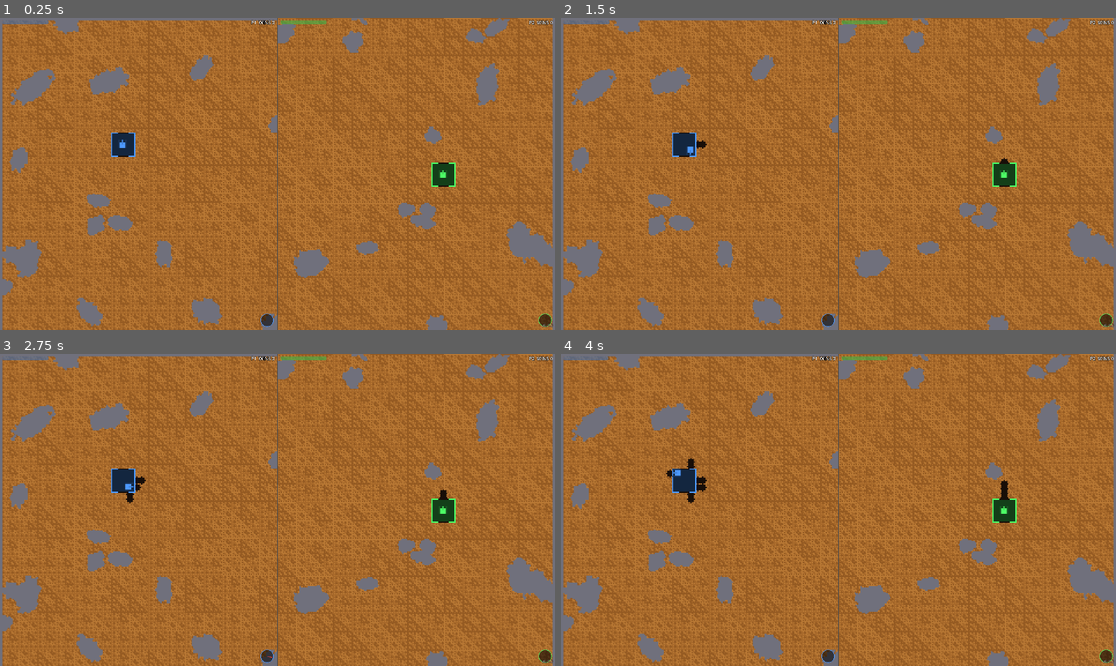
Above: before the commit, frames 1-4 (two rows, left to right).
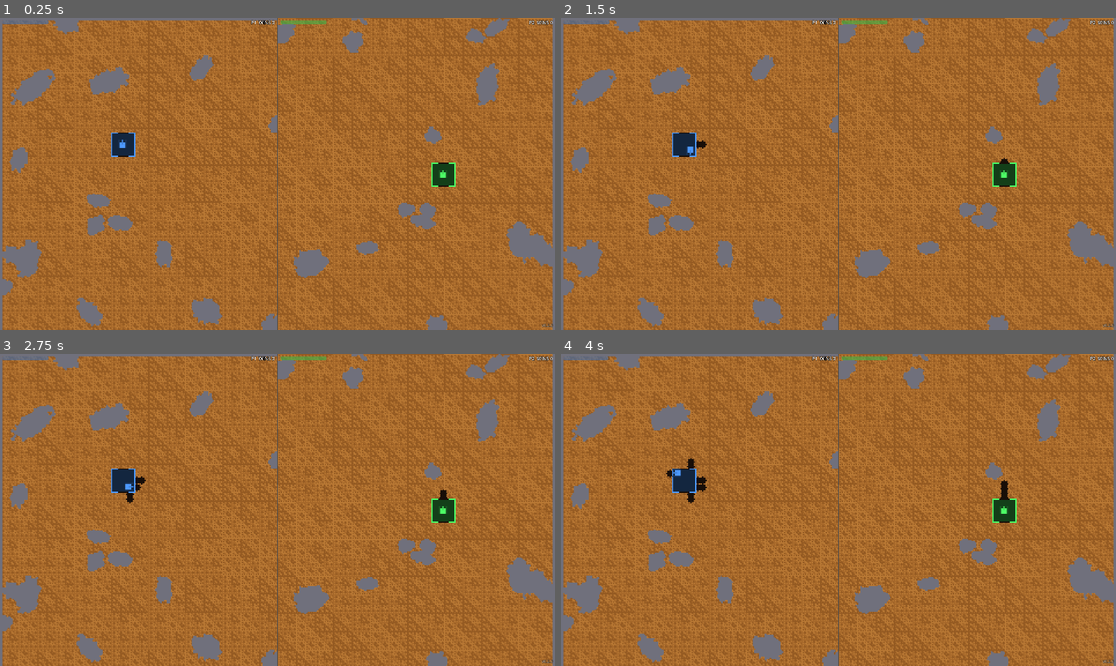
Above: after the commit, the same moments.

Repository: kocmitom/tunelar
Game: Godot game, scene res://scenes/ui/viewport_grid.tscn
The game is run twice, just before and just after one commit, with the same random seed, the same clock (stepped at 60 frames per second) and the same inputs.
Inputs:
- Up to frame 1 (0.25 s): no input
- Up to frame 2 (1.5 s): tap Enter at 0.5, 0.6 s; hold D 0.53-1.28 s; tap Space at 0.77, 1.07, 1.25 s; tap Shift at 0.8, 1.35 s; hold S from 1.28 s (still down)
- Up to frame 3 (2.75 s): tap Space at 1.52, 1.82, 2.3 s; tap Q at 1.55, 2.1 s; tap Enter at 2 s; release S at 2.03 s; hold D from 2.03 s (still down)
- Up to frame 4 (4 s): tap Space at 2.75, 2.85, 3.02, 3.32, 3.77 s; release D at 2.78 s; hold W 2.78-3.53 s; tap Enter at 3.05, 3.5, 3.6 s; hold A from 3.53 s (still down); tap Shift at 3.8 s

The runs differ from the first frame. In frame 1, 0.2% of the frame differs, in the area x 46-100%, y 94-100%; in frame 2, 0.2%; in frame 3, 0.2%; in frame 4, 0.2%.

Commit message:
Release 0.2.0

Diff:
--- a/project.godot
+++ b/project.godot
@@ -5,7 +5,7 @@
 [application]
 
 config/name="Tunneler"
-config/version="0.1.0"
+config/version="0.2.0"
 run/main_scene="res://scenes/ui/viewport_grid.tscn"
 config/features=PackedStringArray("4.7")
 
--- a/scenes/ui/player_hud.tscn
+++ b/scenes/ui/player_hud.tscn
@@ -28,21 +28,6 @@
 text = "P1  WINS 0"
 horizontal_alignment = 2
 
-[node name="Radar" type="Control" parent="."]
-layout_mode = 3
-anchors_preset = 3
-anchor_left = 1.0
-anchor_top = 1.0
-anchor_right = 1.0
-anchor_bottom = 1.0
-offset_left = -60.0
-offset_top = -60.0
-offset_right = -8.0
-offset_bottom = -8.0
-grow_horizontal = 0
-grow_vertical = 0
-mouse_filter = 2
-
 [node name="Banner" type="Label" parent="."]
 visible = false
 anchors_preset = 15
--- a/scripts/core/game_manager.gd
+++ b/scripts/core/game_manager.gd
@@ -106,7 +106,7 @@
 	simulate(inputs)
 
 
-# One fixed TICK_DT step. inputs[player_id] = {"move": Vector2, "fire": bool, "radar": bool}.
+# One fixed TICK_DT step. inputs[player_id] = {"move": Vector2, "fire": bool}.
 func simulate(inputs: Array[Dictionary]) -> void:
 	tick += 1
 	if round_over:
@@ -126,25 +126,10 @@
 		tank.step_movement(TICK_DT, input["move"])
 		if input["fire"]:
 			tank.try_fire()
-		if input["radar"] and tank.try_radar():
-			tank.radar_dir = get_radar_direction(tank, tanks)
 
 	_check_round_end()
 	_update_huds()
 	manager.update_cameras()
-
-
-static func get_radar_direction(source_tank: Tank, targets: Array[Tank]) -> Vector2:
-	var closest_dist: float = INF
-	var best_dir: Vector2 = Vector2.ZERO
-	for target in targets:
-		if target == source_tank or target.is_dead:
-			continue
-		var diff = target.global_position - source_tank.global_position
-		if diff.length_squared() < closest_dist:
-			closest_dist = diff.length_squared()
-			best_dir = diff.normalized()
-	return best_dir
 
 
 func _check_round_end() -> void:
--- a/scripts/core/input_router.gd
+++ b/scripts/core/input_router.gd
@@ -1,22 +1,20 @@
 class_name InputRouter
 extends Node
-## Tracks raw keyboard/joypad state and exposes uniform per-player actions (move, fire, radar).
+## Tracks raw keyboard/joypad state and exposes uniform per-player actions (move, fire).
 
 const MAX_PLAYERS := 6
 const DEADZONE := 0.5
-const KEY_RIGHT_SHIFT := -KEY_SHIFT
 const KEYBOARD_BINDINGS := {
 	PlayerConfig.DeviceType.KEYBOARD_A: {
 		"up": [KEY_W], "down": [KEY_S], "left": [KEY_A], "right": [KEY_D],
-		"fire": [KEY_SPACE], "radar": [KEY_Q],
+		"fire": [KEY_SPACE],
 	},
 	PlayerConfig.DeviceType.KEYBOARD_B: {
 		"up": [KEY_UP], "down": [KEY_DOWN], "left": [KEY_LEFT], "right": [KEY_RIGHT],
-		"fire": [KEY_ENTER, KEY_KP_0], "radar": [KEY_RIGHT_SHIFT],
+		"fire": [KEY_ENTER, KEY_KP_0],
 	},
 }
 const JOY_FIRE := JOY_BUTTON_A
-const JOY_RADAR := JOY_BUTTON_B
 
 var players: Array[PlayerConfig] = []
 var _keys := {}
@@ -48,7 +46,7 @@
 	if event is InputEventKey:
 		if event.echo:
 			return
-		var id := _key_id(event)
+		var id: int = event.physical_keycode
 		if event.pressed:
 			_keys[id] = true
 			_keys_latched[id] = true
@@ -90,24 +88,18 @@
 	return _action(player_id, "fire", JOY_FIRE)
 
 
-func is_radar_pressed(player_id: int) -> bool:
-	return _action(player_id, "radar", JOY_RADAR)
-
-
-# Input for one simulation tick. Fire/radar also report taps since the previous sample.
+# Input for one simulation tick. Fire also reports taps since the previous sample.
 func sample(player_id: int) -> Dictionary:
 	var input := {
 		"move": get_movement_vector(player_id),
 		"fire": is_fire_pressed(player_id) or _action(player_id, "fire", JOY_FIRE, true),
-		"radar": is_radar_pressed(player_id) or _action(player_id, "radar", JOY_RADAR, true),
 	}
 	if player_id < players.size():
 		var cfg := players[player_id]
 		if cfg.device_type == PlayerConfig.DeviceType.JOYPAD:
 			_joy_latched.erase(Vector2i(cfg.device_index, JOY_FIRE))
-			_joy_latched.erase(Vector2i(cfg.device_index, JOY_RADAR))
 		else:
-			for keycode in KEYBOARD_BINDINGS[cfg.device_type]["fire"] + KEYBOARD_BINDINGS[cfg.device_type]["radar"]:
+			for keycode in KEYBOARD_BINDINGS[cfg.device_type]["fire"]:
 				_keys_latched.erase(keycode)
 	return input
 
@@ -132,9 +124,3 @@
 func _joy(cfg: PlayerConfig, button: int, latched: bool = false) -> float:
 	var state := _joy_latched if latched else _joy_buttons
 	return 1.0 if state.has(Vector2i(cfg.device_index, button)) else 0.0
-
-
-func _key_id(event: InputEventKey) -> int:
-	if event.physical_keycode == KEY_SHIFT and event.location == KEY_LOCATION_RIGHT:
-		return KEY_RIGHT_SHIFT
-	return event.physical_keycode
--- a/scripts/tank/tank.gd
+++ b/scripts/tank/tank.gd
@@ -18,8 +18,6 @@
 const DIG_MARGIN := 1
 const ENERGY_COST_FIRE := 8.0
 const FIRE_COOLDOWN := 0.25
-const ENERGY_COST_RADAR := 5.0
-const RADAR_DURATION := 1.5
 
 static var _texture: ImageTexture
 
@@ -33,8 +31,6 @@
 var home_rect: Rect2i
 var is_dead: bool = false
 var fire_cooldown: float = 0.0
-var radar_time: float = 0.0
-var radar_dir: Vector2 = Vector2.ZERO
 
 @onready var sprite: Sprite2D = $Sprite2D
 @onready var shape: CollisionShape2D = $CollisionShape2D
@@ -49,7 +45,6 @@
 
 func tick(delta: float) -> void:
 	fire_cooldown = maxf(0.0, fire_cooldown - delta)
-	radar_time = maxf(0.0, radar_time - delta)
 	if is_dead:
 		return
 	var recharge := ENERGY_REGEN_PASSIVE
@@ -97,14 +92,6 @@
 	return true
 
 
-func try_radar() -> bool:
-	if is_dead or energy < ENERGY_COST_RADAR or radar_time > 0.0:
-		return false
-	energy -= ENERGY_COST_RADAR
-	radar_time = RADAR_DURATION
-	return true
-
-
 func muzzle_position() -> Vector2:
 	return global_position + facing * (tank_radius + 2)
 
@@ -132,8 +119,6 @@
 	velocity = Vector2.ZERO
 	energy = MAX_ENERGY
 	fire_cooldown = 0.0
-	radar_time = 0.0
-	radar_dir = Vector2.ZERO
 	reset_physics_interpolation()
 
 
--- a/scripts/ui/player_hud.gd
+++ b/scripts/ui/player_hud.gd
@@ -1,22 +1,16 @@
 class_name PlayerHud
 extends CanvasLayer
-## Per-viewport overlay: battery gauge, radar compass, wins and round banner.
-
-const RADAR_RADIUS := 22.0
-const NEEDLE_COLOR := Color(1.0, 0.25, 0.2)
+## Per-viewport overlay: battery gauge, wins and round banner.
 
 var player_id: int = 0
 var color: Color = Color.WHITE
-var _radar_dir: Vector2 = Vector2.ZERO
 
 @onready var energy_bar: ProgressBar = $EnergyBar
 @onready var wins_label: Label = $WinsLabel
-@onready var radar: Control = $Radar
 @onready var banner: Label = $Banner
 
 
 func _ready() -> void:
-	radar.draw.connect(_draw_radar)
 	banner.hide()
 
 
@@ -24,16 +18,11 @@
 	player_id = id
 	color = player_color
 	energy_bar.self_modulate = color
-	radar.queue_redraw()
 
 
 func update_hud(tank: Tank, wins: int) -> void:
 	energy_bar.value = tank.energy
 	wins_label.text = "P%d  WINS %d" % [player_id + 1, wins]
-	var dir := tank.radar_dir if tank.radar_time > 0.0 else Vector2.ZERO
-	if dir != _radar_dir:
-		_radar_dir = dir
-		radar.queue_redraw()
 
 
 func show_banner(text: String) -> void:
@@ -43,12 +32,3 @@
 
 func hide_banner() -> void:
 	banner.hide()
-
-
-func _draw_radar() -> void:
-	var center := radar.size / 2.0
-	radar.draw_circle(center, RADAR_RADIUS, Color(0.0, 0.0, 0.0, 0.55))
-	radar.draw_arc(center, RADAR_RADIUS, 0.0, TAU, 32, color, 1.5)
-	if _radar_dir != Vector2.ZERO:
-		var tip := center + Vector2.from_angle(_radar_dir.angle()) * (RADAR_RADIUS - 4.0)
-		radar.draw_line(center, tip, NEEDLE_COLOR, 2.0)
--- a/tests/integration/test_round_loop.gd
+++ b/tests/integration/test_round_loop.gd
@@ -69,7 +69,7 @@
 	gm.manager.free()
 
 
-func test_input_drives_fire_and_radar() -> void:
+func test_input_drives_fire() -> void:
 	var gm := _make_game(2)
 	_press(gm, KEY_SPACE, true)
 	gm.step()
@@ -77,12 +77,6 @@
 	check_eq(gm.bullets_root.get_child_count(), 1, "P1 fire spawns a bullet")
 	check_eq(gm.tanks[0].energy, Tank.MAX_ENERGY - Tank.ENERGY_COST_FIRE, "P1 paid for the shot")
 	check_eq(gm.tanks[1].energy, Tank.MAX_ENERGY, "P2 untouched")
-
-	_press(gm, KEY_Q, true)
-	gm.step()
-	var expected := (gm.tanks[1].global_position - gm.tanks[0].global_position).normalized()
-	check(gm.tanks[0].radar_dir.is_equal_approx(expected), "radar needle points at P2")
-	check(gm.tanks[0].radar_time > 0.0, "radar active")
 	gm.manager.free()
 
 
--- a/tests/integration/test_ticks.gd
+++ b/tests/integration/test_ticks.gd
@@ -72,8 +72,8 @@
 	var gm := _make_game(2)
 	var x0 := gm.tanks[0].position.x
 	var p1 := gm.tanks[1].position
-	var idle := {"move": Vector2.ZERO, "fire": false, "radar": false}
-	var inputs: Array[Dictionary] = [{"move": Vector2.RIGHT, "fire": true, "radar": false}, idle]
+	var idle := {"move": Vector2.ZERO, "fire": false}
+	var inputs: Array[Dictionary] = [{"move": Vector2.RIGHT, "fire": true}, idle]
 	gm.simulate(inputs)
 	check(gm.tanks[0].position.x > x0, "tank 0 moved from injected input")
 	check_eq(gm.bullets_root.get_child_count(), 1, "tank 0 fired from injected input")
--- a/tests/unit/test_input_router.gd
+++ b/tests/unit/test_input_router.gd
@@ -81,15 +81,11 @@
 	_key(router, KEY_SPACE, false)
 	_key(router, KEY_KP_0, true)
 	_key(router, KEY_KP_0, false)
-	_button(router, 0, JOY_BUTTON_B, true)
-	_button(router, 0, JOY_BUTTON_B, false)
 	check(not router.is_fire_pressed(0), "tap is no longer held")
 
 	check(router.sample(0)["fire"], "P1 tap reported by sample")
 	check(not router.sample(0)["fire"], "P1 tap consumed")
 	check(router.sample(1)["fire"], "P2 tap survives P1 sampling")
-	check(router.sample(2)["radar"], "P3 joypad radar tap reported")
-	check(not router.sample(2)["radar"], "P3 tap consumed")
 
 	_key(router, KEY_SPACE, true)
 	check(router.sample(0)["fire"] and router.sample(0)["fire"], "held key fires every sample")
@@ -98,19 +94,13 @@
 	router.free()
 
 
-func test_fire_and_radar() -> void:
+func test_fire() -> void:
 	var router := InputRouter.new()
 	router.assign_devices([0] as Array[int])
 	_key(router, KEY_SPACE, true)
 	check(router.is_fire_pressed(0), "P1 fire")
 	check(not router.is_fire_pressed(1), "P2 no fire")
 	check(not router.is_fire_pressed(2), "P3 no fire")
-
-	_key(router, KEY_SHIFT, true, KEY_LOCATION_LEFT)
-	check(not router.is_radar_pressed(1), "left shift is not P2 radar")
-	_key(router, KEY_SHIFT, true, KEY_LOCATION_RIGHT)
-	check(router.is_radar_pressed(1), "right shift is P2 radar")
-	check(not router.is_radar_pressed(0), "P1 no radar")
 
 	_key(router, KEY_KP_0, true)
 	check(router.is_fire_pressed(1), "numpad 0 is P2 fire")
@@ -119,6 +109,4 @@
 	check(router.is_fire_pressed(2), "joy button 0 is P3 fire")
 	_button(router, 0, JOY_BUTTON_A, false)
 	check(not router.is_fire_pressed(2), "P3 fire released")
-	_button(router, 0, JOY_BUTTON_B, true)
-	check(router.is_radar_pressed(2), "joy button 1 is P3 radar")
 	router.free()
--- a/tests/unit/test_radar.gd
+++ /dev/null
@@ -1,44 +0,0 @@
-extends "res://tests/test_case.gd"
-
-const TankScene := preload("res://scenes/tank/tank.tscn")
-
-
-func _spawn(terrain: TerrainData, pos: Vector2) -> Tank:
-	var tank: Tank = TankScene.instantiate()
-	tank.terrain = terrain
-	tank.position = pos
-	tree.root.add_child(tank)
-	return tank
-
-
-func test_points_at_closest_live_enemy() -> void:
-	var terrain := TerrainData.new()
-	var source := _spawn(terrain, Vector2(100, 100))
-	var far := _spawn(terrain, Vector2(150, 100))
-	var near := _spawn(terrain, Vector2(100, 70))
-	var dead := _spawn(terrain, Vector2(102, 100))
-	dead.is_dead = true
-	var tanks: Array[Tank] = [source, far, near, dead]
-
-	check(GameManager.get_radar_direction(source, tanks).is_equal_approx(Vector2.UP), "closest live enemy is up")
-	near.is_dead = true
-	check(GameManager.get_radar_direction(source, tanks).is_equal_approx(Vector2.RIGHT), "falls back to next enemy")
-	far.is_dead = true
-	check_eq(GameManager.get_radar_direction(source, tanks), Vector2.ZERO, "no enemies gives zero")
-	for t in tanks:
-		t.free()
-
-
-func test_radar_cost_and_duration() -> void:
-	var terrain := TerrainData.new()
-	var tank := _spawn(terrain, Vector2(100, 100))
-	check(tank.try_radar(), "radar triggers")
-	check_eq(tank.energy, Tank.MAX_ENERGY - Tank.ENERGY_COST_RADAR, "radar costs 5")
-	check_eq(tank.radar_time, Tank.RADAR_DURATION, "needle shown for 1.5 s")
-	check(not tank.try_radar(), "cannot retrigger while active")
-	tank.tick(Tank.RADAR_DURATION)
-	check_eq(tank.radar_time, 0.0, "needle expires")
-	var before := tank.energy
-	check(tank.try_radar(), "retrigger after expiry")
-	check_eq(tank.energy, before - Tank.ENERGY_COST_RADAR, "second scan costs 5")
-	tank.free()
Not shown, removed: tests/unit/test_radar.gd.uid
Not shown, added: .cursor/rules/version-bump.mdc
Not shown, changed: CHANGELOG.md
